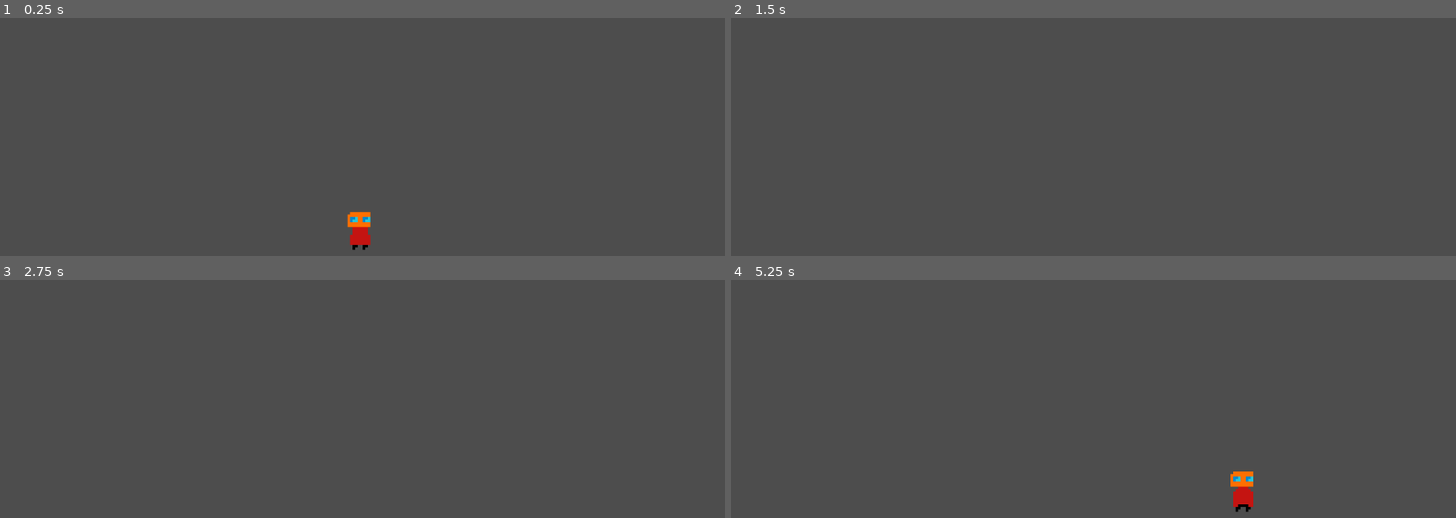
Above: before the commit, frames 1-4 (two rows, left to right).
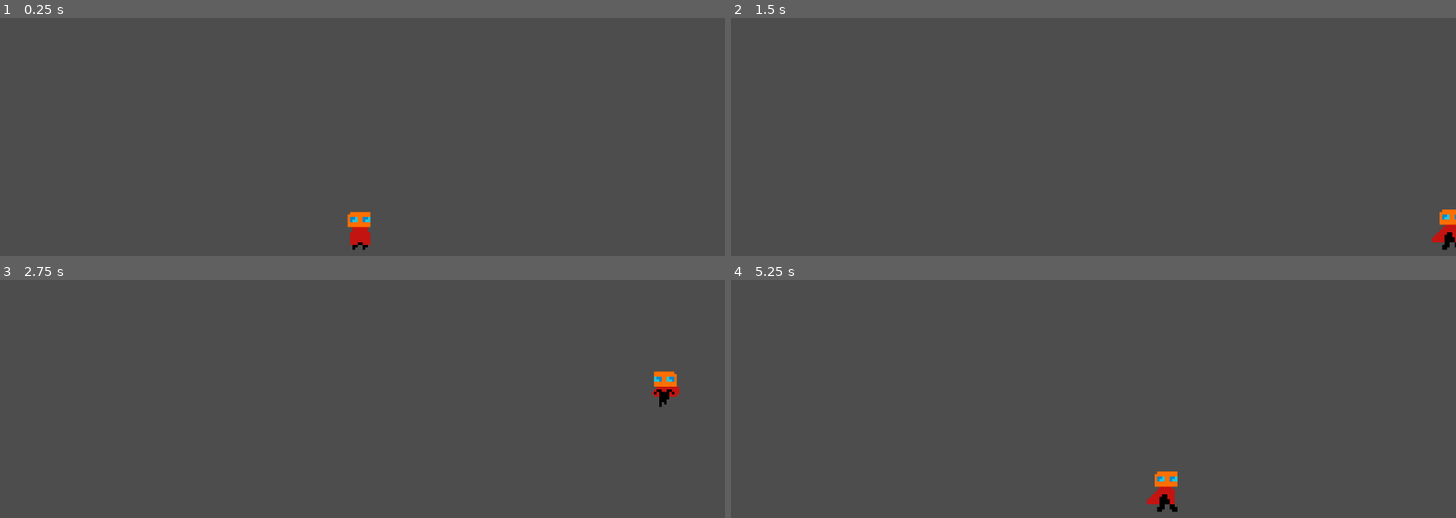
Above: after the commit, the same moments.

Repository: mendsergon/Kill-The-Food-Pyramid
Game: Godot game, scene res://Assets/Scenes/game.tscn
Two runs of this game, one before a commit and one after it. Both use one fixed random seed, a clock stepped at 60 frames per second and the inputs below.
Inputs:
- Up to frame 1 (0.25 s): no input
- Up to frame 2 (1.5 s): tap Enter (ui_accept) at 0.5, 0.6 s; hold Right (ui_right) from 0.53 s (still down); tap Space (jump, bound only after the commit) at 0.77, 0.8, 1.07, 1.35 s
- Up to frame 3 (2.75 s): tap Space (jump, bound only after the commit) at 1.52, 1.82, 2.3 s; tap Enter (ui_accept) at 1.55, 2, 2.1 s; release Right (ui_right) at 2.03 s; hold Left (ui_left) from 2.03 s (still down)
- Up to frame 4 (5.25 s): tap Enter (ui_accept) at 2.85, 4.35, 5.1 s; tap Space (jump, bound only after the commit) at 3.02, 3.32, 3.6, 3.77, 4.07, 4.52, 4.82 s; release Left (ui_left) at 4.28 s; hold Right (ui_right) from 4.28 s (still down)

The runs differ from the first frame. In frame 1, less than 0.1% of the frame differs, in the area x 48-52%, y 90-96%; in frame 2, 0.4%; in frame 3, 0.4%; in frame 4, 0.9%, in the area x 57-73%, y 80-98%.

Commit message:
Add animations, improved player movement

Diff:
--- a/Assets/Scenes/player.tscn
+++ b/Assets/Scenes/player.tscn
@@ -19,6 +19,30 @@
 atlas = ExtResource("1_6cd4h")
 region = Rect2(192, 0, 64, 16)
 
+[sub_resource type="AtlasTexture" id="AtlasTexture_vy5gb"]
+atlas = ExtResource("1_6cd4h")
+region = Rect2(576, 0, 64, 16)
+
+[sub_resource type="AtlasTexture" id="AtlasTexture_rsrmw"]
+atlas = ExtResource("1_6cd4h")
+region = Rect2(640, 0, 64, 16)
+
+[sub_resource type="AtlasTexture" id="AtlasTexture_w3t24"]
+atlas = ExtResource("1_6cd4h")
+region = Rect2(256, 0, 64, 16)
+
+[sub_resource type="AtlasTexture" id="AtlasTexture_c3tg1"]
+atlas = ExtResource("1_6cd4h")
+region = Rect2(320, 0, 64, 16)
+
+[sub_resource type="AtlasTexture" id="AtlasTexture_lerqx"]
+atlas = ExtResource("1_6cd4h")
+region = Rect2(384, 0, 64, 16)
+
+[sub_resource type="AtlasTexture" id="AtlasTexture_jp3cw"]
+atlas = ExtResource("1_6cd4h")
+region = Rect2(448, 0, 64, 16)
+
 [sub_resource type="SpriteFrames" id="SpriteFrames_w3t24"]
 animations = [{
 "frames": [{
@@ -36,7 +60,35 @@
 }],
 "loop": true,
 "name": &"Idle",
-"speed": 6.0
+"speed": 10.0
+}, {
+"frames": [{
+"duration": 1.0,
+"texture": SubResource("AtlasTexture_vy5gb")
+}, {
+"duration": 1.0,
+"texture": SubResource("AtlasTexture_rsrmw")
+}],
+"loop": true,
+"name": &"Jump",
+"speed": 10.0
+}, {
+"frames": [{
+"duration": 1.0,
+"texture": SubResource("AtlasTexture_w3t24")
+}, {
+"duration": 1.0,
+"texture": SubResource("AtlasTexture_c3tg1")
+}, {
+"duration": 1.0,
+"texture": SubResource("AtlasTexture_lerqx")
+}, {
+"duration": 1.0,
+"texture": SubResource("AtlasTexture_jp3cw")
+}],
+"loop": true,
+"name": &"Run",
+"speed": 10.0
 }]
 
 [sub_resource type="CircleShape2D" id="CircleShape2D_c3tg1"]
@@ -48,9 +100,8 @@
 [node name="AnimatedSprite2D" type="AnimatedSprite2D" parent="."]
 position = Vector2(0, -8)
 sprite_frames = SubResource("SpriteFrames_w3t24")
-animation = &"Idle"
+animation = &"Jump"
 autoplay = "Idle"
-frame_progress = 0.925977
 
 [node name="CollisionShape2D" type="CollisionShape2D" parent="."]
 position = Vector2(0, -7)
--- a/Assets/Scripts/player.gd
+++ b/Assets/Scripts/player.gd
@@ -1,9 +1,10 @@
 extends CharacterBody2D
 
 
-const SPEED = 300.0
-const JUMP_VELOCITY = -400.0
+const SPEED = 150.0
+const JUMP_VELOCITY = -300.0
 
+@onready var animated_sprite_2d: AnimatedSprite2D = $AnimatedSprite2D
 
 func _physics_process(delta: float) -> void:
 	# Add the gravity.
@@ -11,12 +12,27 @@
 		velocity += get_gravity() * delta
 
 	# Handle jump.
-	if Input.is_action_just_pressed("ui_accept") and is_on_floor():
+	if Input.is_action_just_pressed("jump") and is_on_floor():
 		velocity.y = JUMP_VELOCITY
 
-	# Get the input direction and handle the movement/deceleration.
-	# As good practice, you should replace UI actions with custom gameplay actions.
-	var direction := Input.get_axis("ui_left", "ui_right")
+	# Get the input direction
+	var direction := Input.get_axis("move_left", "move_right")
+
+	# Flip the Sprite
+	if direction > 0:
+		animated_sprite_2d.flip_h = false
+	elif direction < 0:
+		animated_sprite_2d.flip_h = true
+
+	# Play animations
+	if is_on_floor():
+		if direction == 0:
+			animated_sprite_2d.play('Idle')
+		else:
+			animated_sprite_2d.play('Run')
+	else:
+		animated_sprite_2d.play('Jump')
+	# Apply movement
 	if direction:
 		velocity.x = direction * SPEED
 	else:
--- a/project.godot
+++ b/project.godot
@@ -15,6 +15,37 @@
 config/features=PackedStringArray("4.4", "Forward Plus")
 config/icon="res://icon.svg"
 
+[input]
+
+jump={
+"deadzone": 0.2,
+"events": [Object(InputEventKey,"resource_local_to_scene":false,"resource_name":"","device":-1,"window_id":0,"alt_pressed":false,"shift_pressed":false,"ctrl_pressed":false,"meta_pressed":false,"pressed":false,"keycode":0,"physical_keycode":32,"key_label":0,"unicode":32,"location":0,"echo":false,"script":null)
+]
+}
+move_left={
+"deadzone": 0.2,
+"events": [Object(InputEventKey,"resource_local_to_scene":false,"resource_name":"","device":-1,"window_id":0,"alt_pressed":false,"shift_pressed":false,"ctrl_pressed":false,"meta_pressed":false,"pressed":false,"keycode":0,"physical_keycode":65,"key_label":0,"unicode":97,"location":0,"echo":false,"script":null)
+, Object(InputEventKey,"resource_local_to_scene":false,"resource_name":"","device":-1,"window_id":0,"alt_pressed":false,"shift_pressed":false,"ctrl_pressed":false,"meta_pressed":false,"pressed":false,"keycode":0,"physical_keycode":4194319,"key_label":0,"unicode":0,"location":0,"echo":false,"script":null)
+]
+}
+move_right={
+"deadzone": 0.2,
+"events": [Object(InputEventKey,"resource_local_to_scene":false,"resource_name":"","device":-1,"window_id":0,"alt_pressed":false,"shift_pressed":false,"ctrl_pressed":false,"meta_pressed":false,"pressed":false,"keycode":0,"physical_keycode":68,"key_label":0,"unicode":100,"location":0,"echo":false,"script":null)
+, Object(InputEventKey,"resource_local_to_scene":false,"resource_name":"","device":-1,"window_id":0,"alt_pressed":false,"shift_pressed":false,"ctrl_pressed":false,"meta_pressed":false,"pressed":false,"keycode":0,"physical_keycode":4194321,"key_label":0,"unicode":0,"location":0,"echo":false,"script":null)
+]
+}
+dash={
+"deadzone": 0.2,
+"events": [Object(InputEventKey,"resource_local_to_scene":false,"resource_name":"","device":-1,"window_id":0,"alt_pressed":false,"shift_pressed":false,"ctrl_pressed":false,"meta_pressed":false,"pressed":false,"keycode":0,"physical_keycode":4194325,"key_label":0,"unicode":0,"location":0,"echo":false,"script":null)
+]
+}
+attack={
+"deadzone": 0.2,
+"events": [Object(InputEventMouseButton,"resource_local_to_scene":false,"resource_name":"","device":-1,"window_id":0,"alt_pressed":false,"shift_pressed":false,"ctrl_pressed":false,"meta_pressed":false,"button_mask":0,"position":Vector2(0, 0),"global_position":Vector2(0, 0),"factor":1.0,"button_index":1,"canceled":false,"pressed":false,"double_click":false,"script":null)
+, Object(InputEventKey,"resource_local_to_scene":false,"resource_name":"","device":-1,"window_id":0,"alt_pressed":false,"shift_pressed":false,"ctrl_pressed":false,"meta_pressed":false,"pressed":false,"keycode":0,"physical_keycode":69,"key_label":0,"unicode":101,"location":0,"echo":false,"script":null)
+]
+}
+
 [rendering]
 
 textures/canvas_textures/default_texture_filter=0
Not shown: 1 places in Assets/Scenes/player.tscn that only renumber resources
